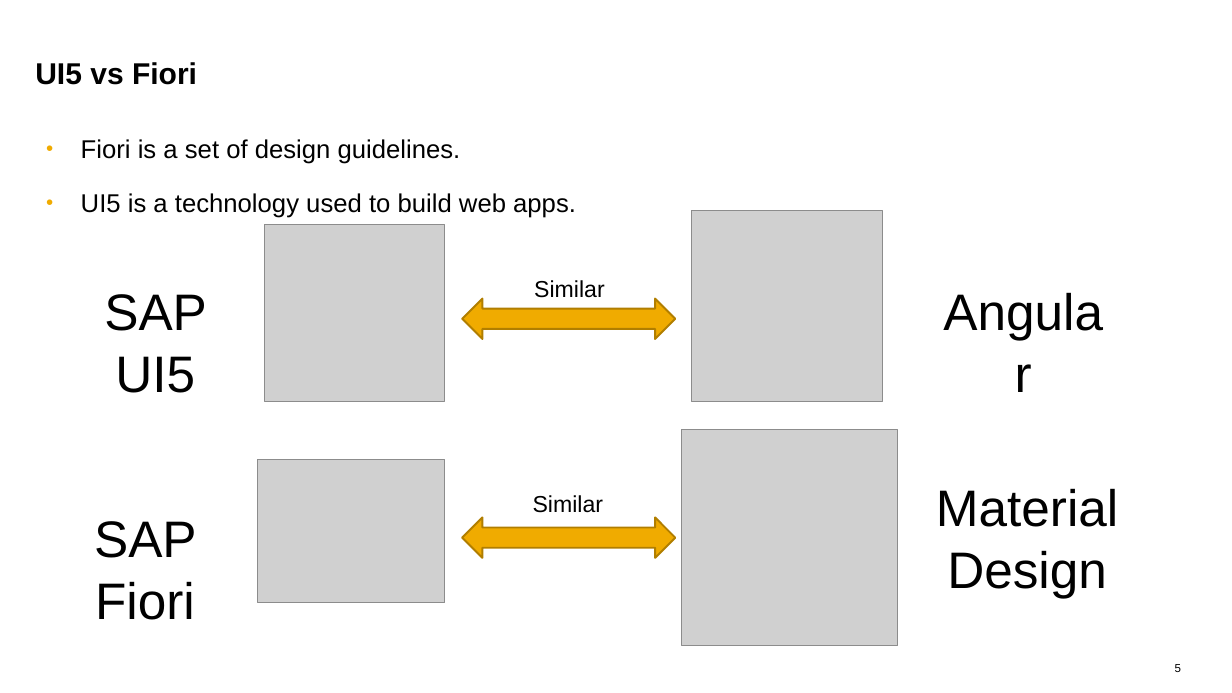
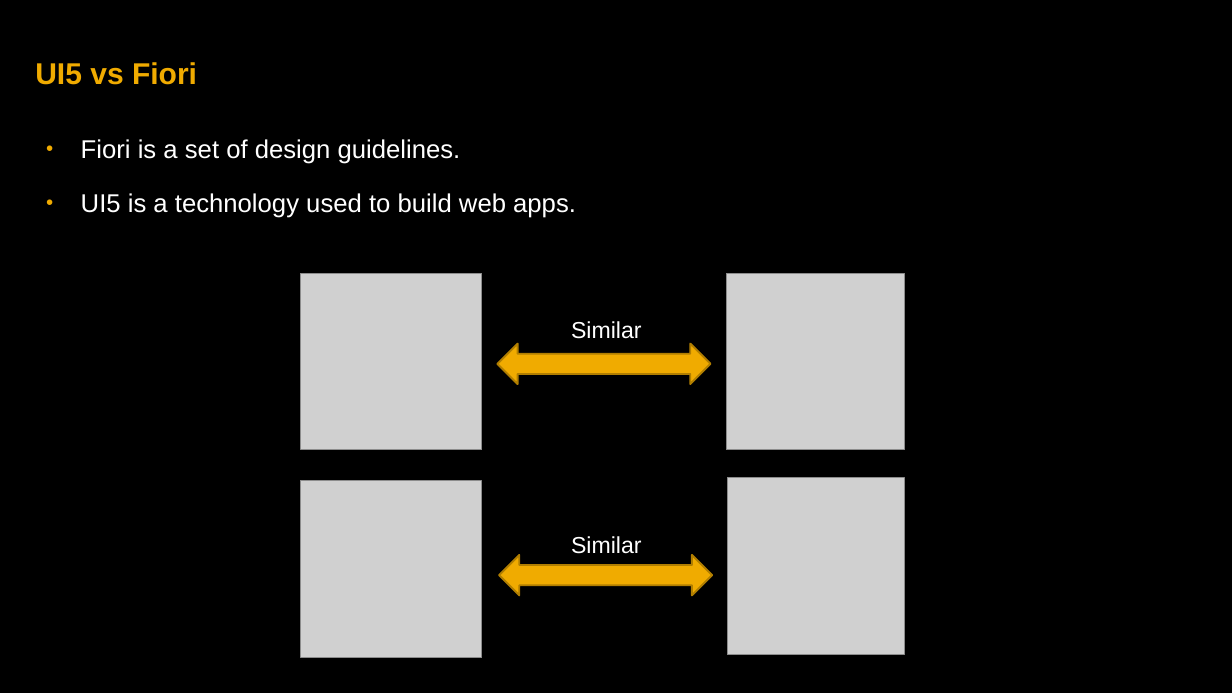
Before and after one commit to rishabh62/UI5con, a slide deck: slide 5 of UI5con.pptx. Drawn at 1232x693 pixels with LibreOffice and Linux fonts; fonts in the diff are those of the drawing; grey boxes stand for pictures. Boxes give left, top, right and bottom in pixels: in the first picture for what was removed or moved away, otherwise in the second. Text is boxed around its words. In the diff, an @@ line names an element or a change of style, - is before the commit and + after.

```diff
--- a/UI5con.pptx
+++ b/UI5con.pptx
@@ background #FFFFFF to #000000 @@
@@ text "UI5 vs Fiori" at bbox=[35, 62, 197, 85]: text colour #000000 to #F0AB00 @@
@@ text removed at bbox=[104, 294, 207, 393] @@
-SAP UI5
@@ picture: place and size @@
-picture at bbox=[258, 459, 445, 603]
+picture at bbox=[301, 273, 482, 450]
@@ picture added at bbox=[726, 273, 904, 450] @@
@@ text removed at bbox=[932, 275, 1114, 346] @@
-Angular
@@ text colour #000000 to #FFFFFF in 3 elements at bbox=[81, 139, 576, 218], bbox=[571, 536, 642, 554], bbox=[571, 321, 642, 339] @@
@@ text "Similar": place and size @@
-text "Similar" at bbox=[533, 495, 604, 513]
+text "Similar" at bbox=[571, 321, 642, 339]
@@ left right arrow: place and size @@
-left right arrow at bbox=[462, 517, 675, 558]
+left right arrow at bbox=[497, 344, 710, 384]
@@ picture removed at bbox=[682, 429, 898, 646] @@
@@ picture: place and size @@
-picture at bbox=[692, 211, 882, 401]
+picture at bbox=[728, 477, 904, 654]
@@ text removed at bbox=[936, 488, 1118, 598] @@
-Material Design
@@ text removed at bbox=[94, 521, 197, 620] @@
-SAP Fiori
@@ 1 picture, 1 text, 1 left right arrow: place and size @@
-1 picture, 1 text, 1 left right arrow at bbox=[264, 224, 675, 401]
+1 picture, 1 text, 1 left right arrow at bbox=[301, 480, 712, 657]
@@ page number removed at bbox=[1175, 664, 1181, 672] @@
-5
```
Also in this commit, not shown: 8 other slides changed, 4 slides added, 4 slides removed.
